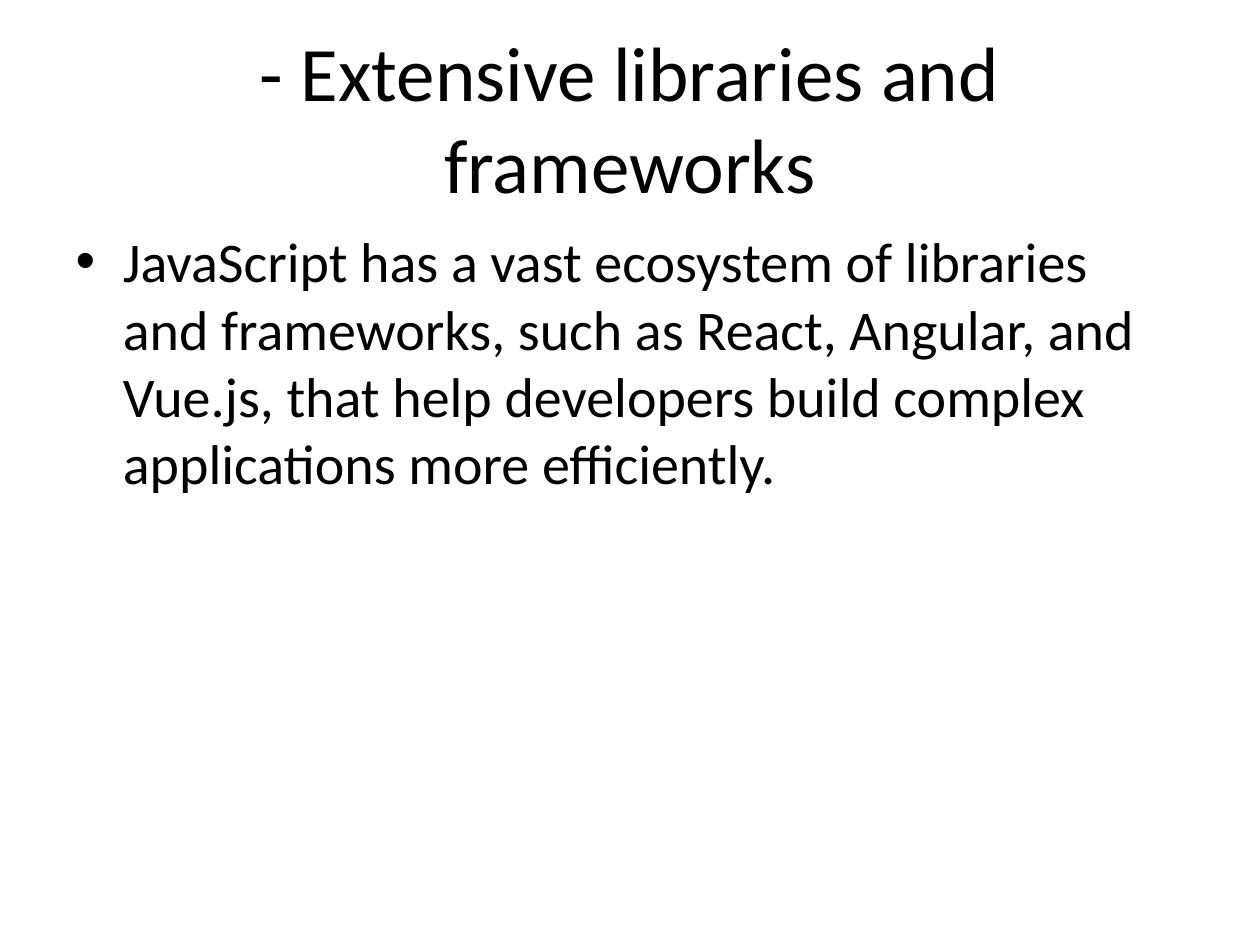
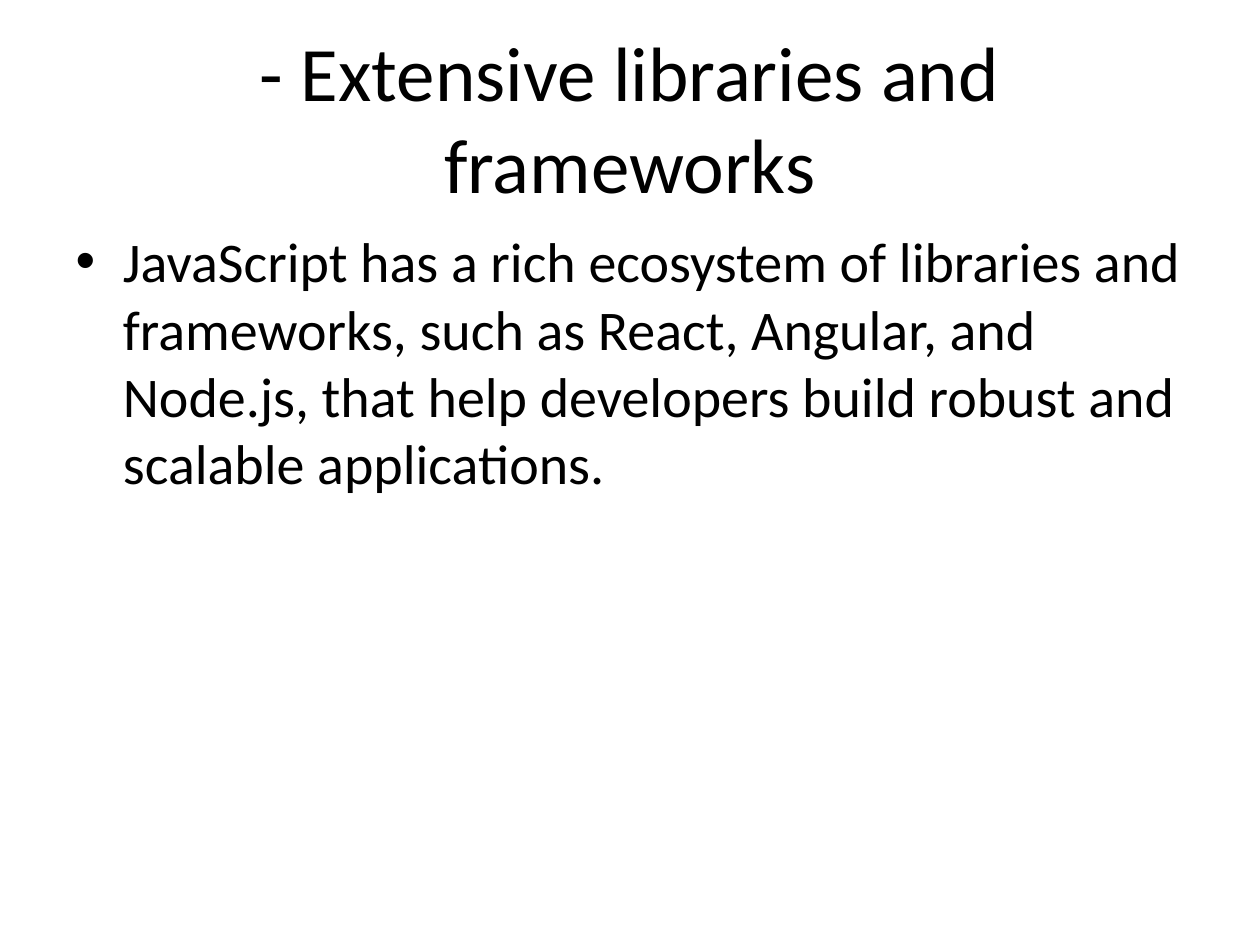
Before and after one commit to Agnes-Kalunda/Slide-Genius, a slide deck: slide 7 of media/js_presentation.pptx (slide 8 before the commit). Drawn at 1260x945 pixels with LibreOffice and Linux fonts; fonts in the diff are those of the drawing. Boxes give left, top, right and bottom in pixels: in the first picture for what was removed or moved away, otherwise in the second. Text is boxed around its words. In the diff, an @@ line names an element or a change of style, - is before the commit and + after.

```diff
--- a/media/js_presentation.pptx
+++ b/media/js_presentation.pptx
@@ text at (x1=123, y1=243, x2=1180, y2=493): text changed @@
-• JavaScript has a vast ecosystem of libraries and frameworks, such as React, Angular, and Vue.js, that help developers build complex applications more efficiently.
+• JavaScript has a rich ecosystem of libraries and frameworks, such as React, Angular, and Node.js, that help developers build robust and scalable applications.
```
Also in this commit, not shown: 1 other slide changed, 1 slide added, 1 slide removed, 22 other files.
